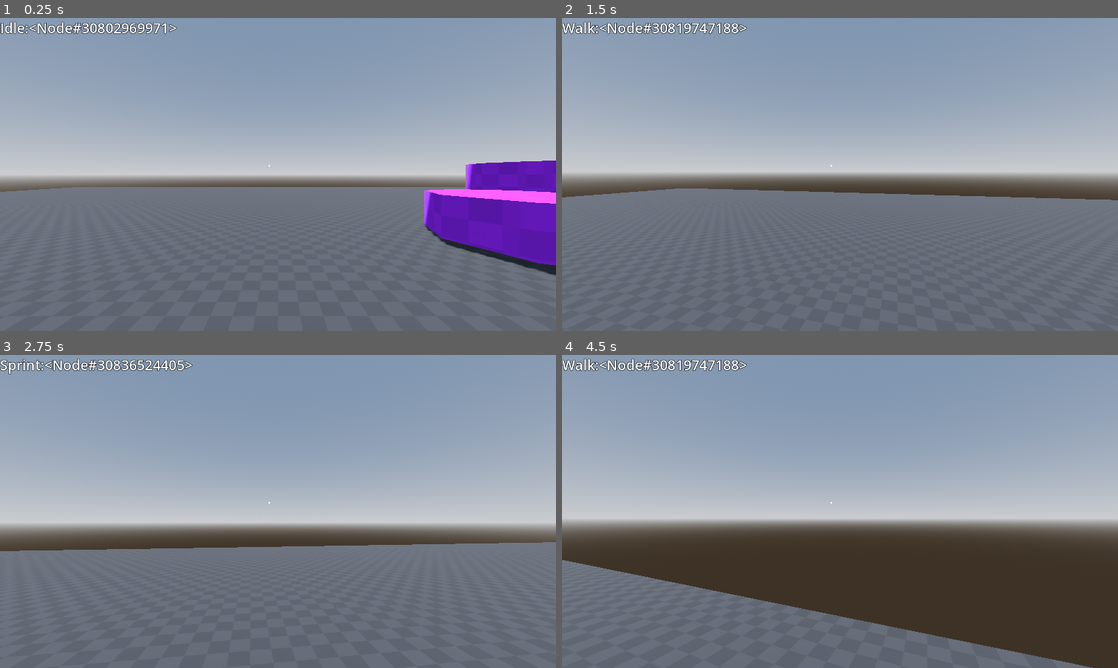
Above: before the commit, frames 1-4 (two rows, left to right).
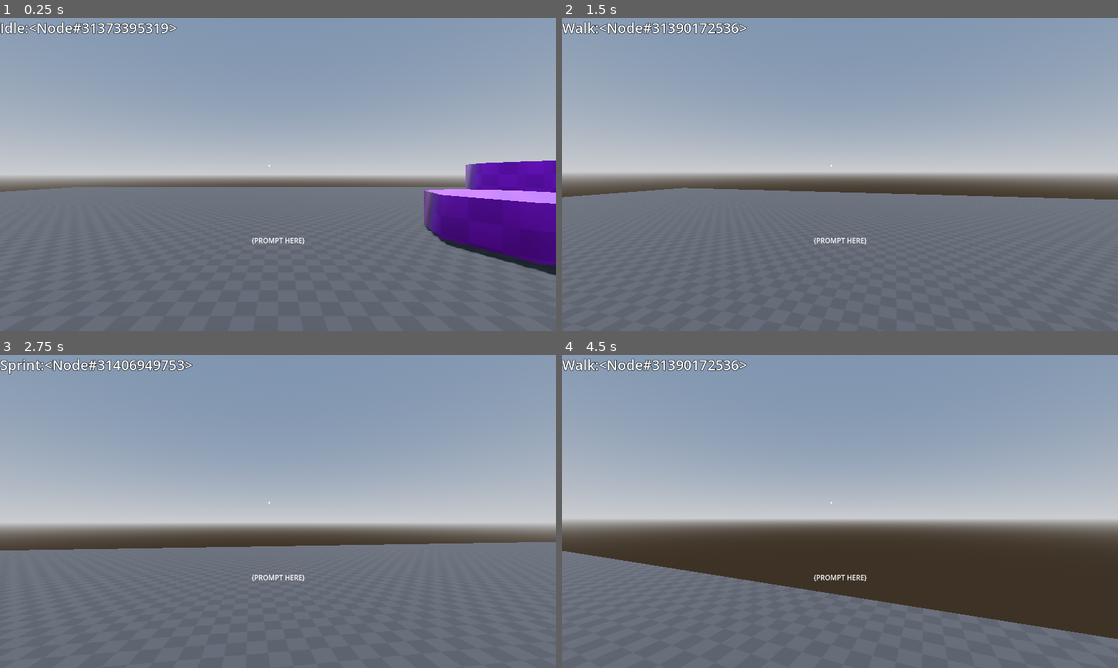
Above: after the commit, the same moments.

Repository: Wet-Hands/Libre-FPS
Game: Godot game, scene res://test_world.tscn
The game is run twice, just before and just after one commit, with the same random seed, the same clock (stepped at 60 frames per second) and the same inputs.
Inputs (mouse positions are in pixels of both pictures, inside the frame that each line leads up to):
- Up to frame 1 (0.25 s): no input
- Up to frame 2 (1.5 s): tap Enter at 0.5 s; move the mouse to (867, 174) at 0.52 s; hold Ctrl (sprint) 0.53-1.28 s; hold W (move_forward) from 0.53 s (still down); tap Space (jump) at 0.77 s; move the mouse to (812, 174) at 1.27 s; tap Ctrl (sprint) at 1.35 s
- Up to frame 3 (2.75 s): keep holding W (move_forward); tap Space (jump) at 1.52 s; move the mouse to (289, 505) at 2.02 s; hold Ctrl (sprint) from 2.03 s (still down)
- Up to frame 4 (4.5 s): keep holding W (move_forward); move the mouse to (834, 517) at 2.77 s; release Ctrl (sprint) at 2.78 s; tap Ctrl (sprint) at 2.85, 4.35 s; tap Space (jump) at 3.02, 3.77 s; move the mouse to (878, 514) at 3.52 s; hold Ctrl (sprint) 3.53-4.28 s; move the mouse to (795, 508) at 4.27 s

The runs differ from the first frame. In frame 1, 5.1% of the frame differs, in the area x 16-100%, y 1-80%; in frame 2, 0.5%; in frame 3, 0.6%; in frame 4, 7.2%, in the area x 0-100%, y 1-100%.

Commit message:
Adding Credits & Fixing Errors

Diff:
--- a/player/player.gd
+++ b/player/player.gd
@@ -34,7 +34,7 @@
 func _input(event: InputEvent) -> void:
 	update_camera(event)
 
-func _physics_process(delta: float) -> void:
+func _physics_process(_delta: float) -> void:
 	if Input.is_action_just_pressed("exit"):
 		get_tree().quit()
 
--- a/player/player.tscn
+++ b/player/player.tscn
@@ -1,9 +1,10 @@
-[gd_scene load_steps=16 format=3 uid="uid://tux8rxwpsgpl"]
+[gd_scene load_steps=17 format=3 uid="uid://tux8rxwpsgpl"]
 
 [ext_resource type="Script" uid="uid://cq3d1s6qnx617" path="res://player/player.gd" id="1_oul6g"]
 [ext_resource type="Script" uid="uid://b7h16gnvxam6b" path="res://player/scripts/reticle.gd" id="2_boad6"]
 [ext_resource type="Script" uid="uid://cmt1xtblo5tx4" path="res://player/scripts/state_machine.gd" id="2_g1dw6"]
 [ext_resource type="Script" uid="uid://d2atcmgc2ew0v" path="res://player/scripts/movement_states/idle_state.gd" id="3_g1dw6"]
+[ext_resource type="Script" uid="uid://c7qaxs3iisfhs" path="res://player/scripts/interaction_ray.gd" id="3_hg6s5"]
 [ext_resource type="Script" uid="uid://d3knebo4nnwlq" path="res://player/scripts/movement_states/walk_state.gd" id="4_yw30f"]
 [ext_resource type="Script" uid="uid://crhibitlm1kb4" path="res://player/scripts/movement_states/sprint_state.gd" id="5_g6k8r"]
 [ext_resource type="Script" uid="uid://cqvt0si7skyun" path="res://player/scripts/state.gd" id="5_qjkh3"]
@@ -121,6 +122,7 @@
 dot_radius = 2.0
 
 [node name="Line2D" type="Line2D" parent="UI/Reticle"]
+points = PackedVector2Array(20, 20)
 
 [node name="DEBUG" type="CanvasLayer" parent="UI"]
 
@@ -135,6 +137,26 @@
 [node name="Camera3D" type="Camera3D" parent="Head"]
 
 [node name="RayCast3D" type="RayCast3D" parent="Head/Camera3D"]
+
+[node name="InteractionRay" type="RayCast3D" parent="Head/Camera3D"]
+target_position = Vector3(0, 0, -4)
+script = ExtResource("3_hg6s5")
+
+[node name="PromptRay" type="Label" parent="Head/Camera3D/InteractionRay"]
+anchors_preset = 8
+anchor_left = 0.5
+anchor_top = 0.5
+anchor_right = 0.5
+anchor_bottom = 0.5
+offset_left = -61.5
+offset_top = 140.0
+offset_right = 61.5
+offset_bottom = 163.0
+grow_horizontal = 2
+grow_vertical = 2
+text = "{PROMPT HERE}"
+horizontal_alignment = 1
+vertical_alignment = 1
 
 [node name="MovementStateMachine" type="Node" parent="." node_paths=PackedStringArray("initial_state")]
 script = ExtResource("2_g1dw6")
@@ -165,3 +187,10 @@
 [node name="Falling" type="Node" parent="MovementStateMachine"]
 script = ExtResource("8_rgyib")
 metadata/_custom_type_script = "uid://cqvt0si7skyun"
+
+[node name="AudioManager" type="Node" parent="."]
+
+[node name="UsernameLabel" type="Label3D" parent="."]
+transform = Transform3D(1, 0, 0, 0, 1, 0, 0, 0, 1, 0, 1.17537, 0)
+billboard = 2
+text = "{USERNAME}"
--- /dev/null
+++ b/player/scripts/interaction_ray.gd
@@ -0,0 +1,5 @@
+extends RayCast3D
+
+func _physics_process(_delta: float) -> void:
+	if is_colliding():
+		print("DETECT")
--- a/player/scripts/movement_states/idle_state.gd
+++ b/player/scripts/movement_states/idle_state.gd
@@ -1,6 +1,6 @@
 extends State
 
-func enter(previous_state : State) -> void:
+func enter(_previous_state : State) -> void:
 	CAM_ANIMATION.pause()
 
 func physics_update(_delta : float) -> void:
--- a/player/scripts/movement_states/sprint_state.gd
+++ b/player/scripts/movement_states/sprint_state.gd
@@ -2,7 +2,7 @@
 
 @export var walk_anim_speed : float = 1.5
 
-func enter(previous_state : State) -> void:
+func enter(_previous_state : State) -> void:
 	CAM_ANIMATION.speed_scale = walk_anim_speed
 
 func physics_update(_delta : float) -> void:
@@ -14,8 +14,9 @@
 	if Input.is_action_just_released("sprint"):
 		state_machine.update_state("walk")
 
+	#If Player is Falling, Change to Falling State
 	if player.velocity.y < -3.0 && !player.is_on_floor():
 		state_machine.update_state("falling")
 
-	#Player Walks at Sprint Speed
+	#Player Moves at Sprint Speed
 	player.update_movement(player.speed_sprint, _delta)
--- a/player/scripts/movement_states/walk_state.gd
+++ b/player/scripts/movement_states/walk_state.gd
@@ -12,11 +12,12 @@
 		state_machine.update_state("idle")
 
 	#If Player Presses 'Sprint Button' While Walking
-	if Input.is_action_pressed("sprint"):
+	if Input.is_action_pressed("sprint") && player.is_on_floor():
 		state_machine.update_state("sprint")
 
+	#If Player is Falling, Change to Falling State
 	if player.velocity.y < -3.0 && !player.is_on_floor():
 		state_machine.update_state("falling")
 
-	#Player Walks at Walk Speed
+	#Player Moves at Walk Speed
 	player.update_movement(player.speed_default, _delta)
--- a/player/scripts/reticle.gd
+++ b/player/scripts/reticle.gd
@@ -8,7 +8,7 @@
 	queue_redraw()
 
 # Called every frame. 'delta' is the elapsed time since the previous frame.
-func _process(delta: float) -> void:
+func _process(_delta: float) -> void:
 	pass
 
 func _draw() -> void:
--- a/test_world.tscn
+++ b/test_world.tscn
@@ -31,6 +31,9 @@
 
 [sub_resource type="StandardMaterial3D" id="StandardMaterial3D_dsnr4"]
 albedo_texture = ExtResource("3_1lwx6")
+metallic = 1.0
+metallic_specular = 1.0
+roughness = 0.24
 uv1_triplanar = true
 
 [node name="TestWorld" type="Node3D"]
Not shown, added: CREDITS.TXT
Not shown, added: player/scripts/interaction_ray.gd.uid
